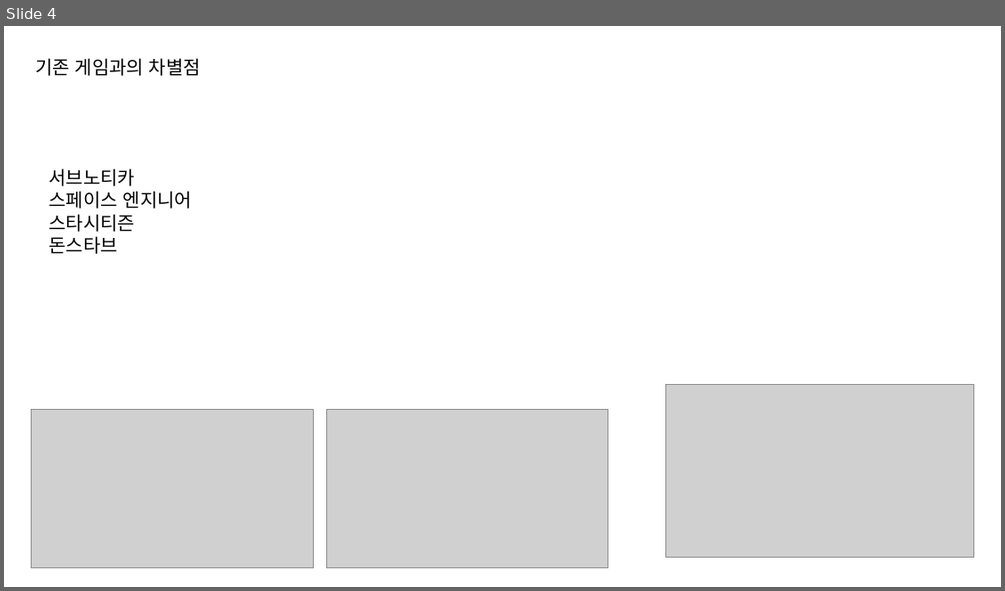
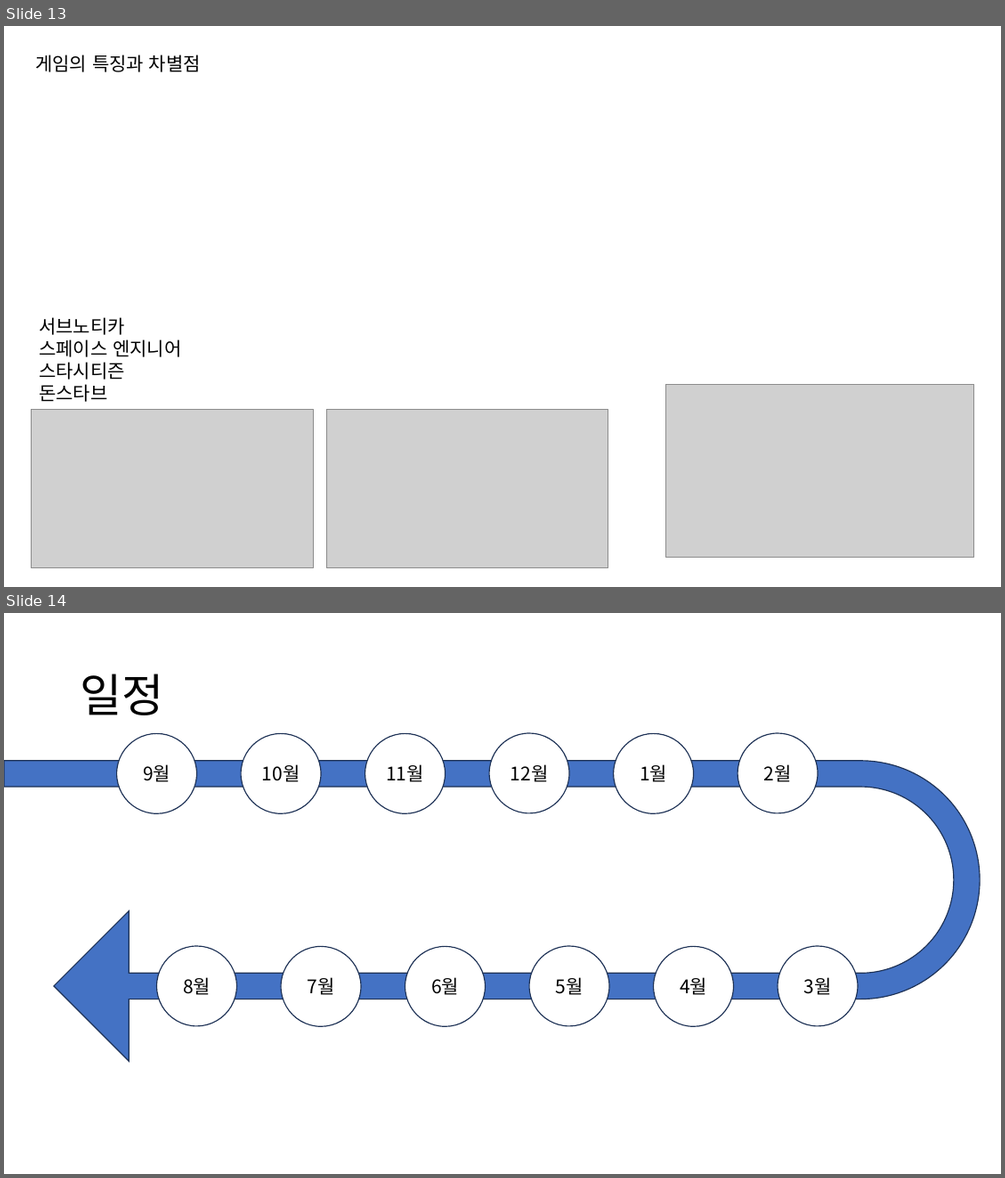
Before and after one commit to PinkBourbon/ProjectG, a slide deck: 0_Document/크루모빌PPT틀.pptx. Shown one above the other, each under a label of ours: slide 4 before the commit, slides 13 and 14 after it. The pictures are 1005x591 and 1005x1178 pixels, drawn with LibreOffice and Linux fonts; fonts in the diff are those of the drawing; grey boxes stand for pictures. Boxes give left, top, right and bottom in pixels: in the first picture for what was removed or moved away, otherwise in the second. Text is boxed around its words. In the diff, an @@ line names an element or a change of style, - is before the commit and + after.

```diff
--- a/0_Document/크루모빌PPT틀.pptx
+++ b/0_Document/크루모빌PPT틀.pptx
@@ slide 14 added at box(4, 613, 1001, 1174), background #FFFFFF @@
@@ title added at box(80, 674, 163, 715), 44 pt, text #000000 @@
+일정
@@ ellipse added at box(117, 733, 197, 813), fill #FFFFFF, outline #1E3256 1 pt, 18 pt, text #000000 @@
+9월
@@ ellipse added at box(241, 733, 321, 813), fill #FFFFFF, outline #1E3256 1 pt, 18 pt, text #000000 @@
+10월
@@ ellipse added at box(365, 733, 445, 813), fill #FFFFFF, outline #1E3256 1 pt, 18 pt, text #000000 @@
+11월
@@ ellipse added at box(489, 733, 569, 813), fill #FFFFFF, outline #1E3256 1 pt, 18 pt, text #000000 @@
+12월
@@ ellipse added at box(614, 733, 694, 813), fill #FFFFFF, outline #1E3256 1 pt, 18 pt, text #000000 @@
+1월
@@ ellipse added at box(737, 733, 817, 813), fill #FFFFFF, outline #1E3256 1 pt, 18 pt, text #000000 @@
+2월
@@ uturn arrow added at box(4, 761, 980, 1062), fill #4472C4, outline #1E3256 1 pt @@
@@ ellipse added at box(156, 946, 236, 1026), fill #FFFFFF, outline #1E3256 1 pt, 18 pt, text #000000 @@
+8월
@@ ellipse added at box(281, 947, 361, 1027), fill #FFFFFF, outline #1E3256 1 pt, 18 pt, text #000000 @@
+7월
@@ ellipse added at box(404, 947, 485, 1027), fill #FFFFFF, outline #1E3256 1 pt, 18 pt, text #000000 @@
+6월
@@ ellipse added at box(529, 946, 609, 1026), fill #FFFFFF, outline #1E3256 1 pt, 18 pt, text #000000 @@
+5월
@@ ellipse added at box(654, 947, 734, 1027), fill #FFFFFF, outline #1E3256 1 pt, 18 pt, text #000000 @@
+4월
@@ ellipse added at box(778, 946, 858, 1026), fill #FFFFFF, outline #1E3256 1 pt, 18 pt, text #000000 @@
+3월
@@ what was slide 4 is now slide 13 @@
@@ slide 13 changed as well @@
@@ text at box(35, 54, 201, 72): text changed @@
-기존 게임과의 차별점
+게임의 특징과 차별점
@@ text "서브노티카": place and size @@
-text "서브노티카" at box(49, 168, 192, 254)
+text "서브노티카" at box(39, 317, 181, 402)
```
Also in this commit, not shown: 3 other slides changed, 12 other slides added, 4 slides removed, 1 other file.
